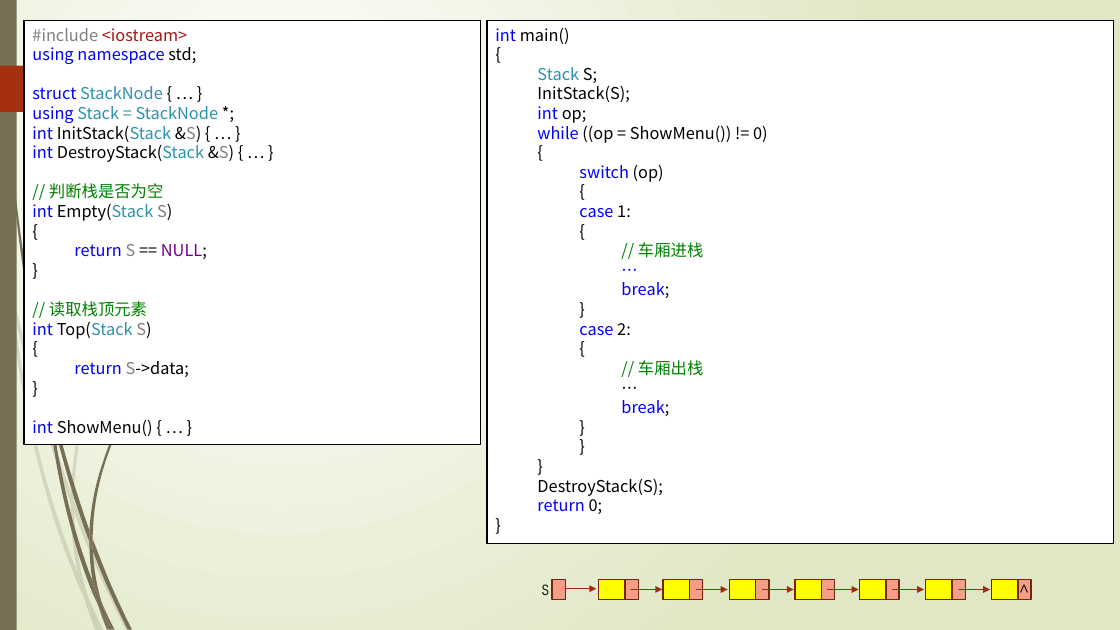
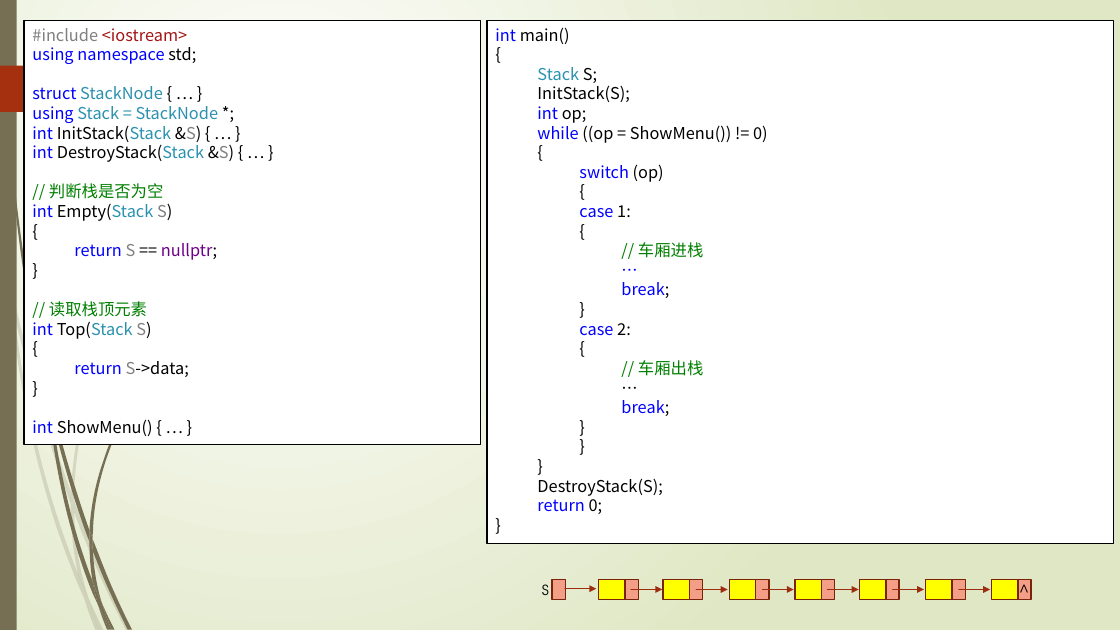
Before and after one commit to TeacherPeng/Datastruct, a slide deck: slide 19 of 教案/第03章 栈与队列.pptx. Drawn at 1120x630 pixels with LibreOffice and Linux fonts; fonts in the diff are those of the drawing. Boxes give left, top, right and bottom in pixels: in the first picture for what was removed or moved away, otherwise in the second. Text is boxed around its words. In the diff, an @@ line names an element or a change of style, - is before the commit and + after.

```diff
--- a/教案/第03章 栈与队列.pptx
+++ b/教案/第03章 栈与队列.pptx
@@ text in rectangle at bbox=[74, 243, 217, 260]: text changed; text colour #0000FF to #6F008A @@
-return S == NULL;
+return S == nullptr;
```
Also in this commit, not shown: 7 other slides changed.
